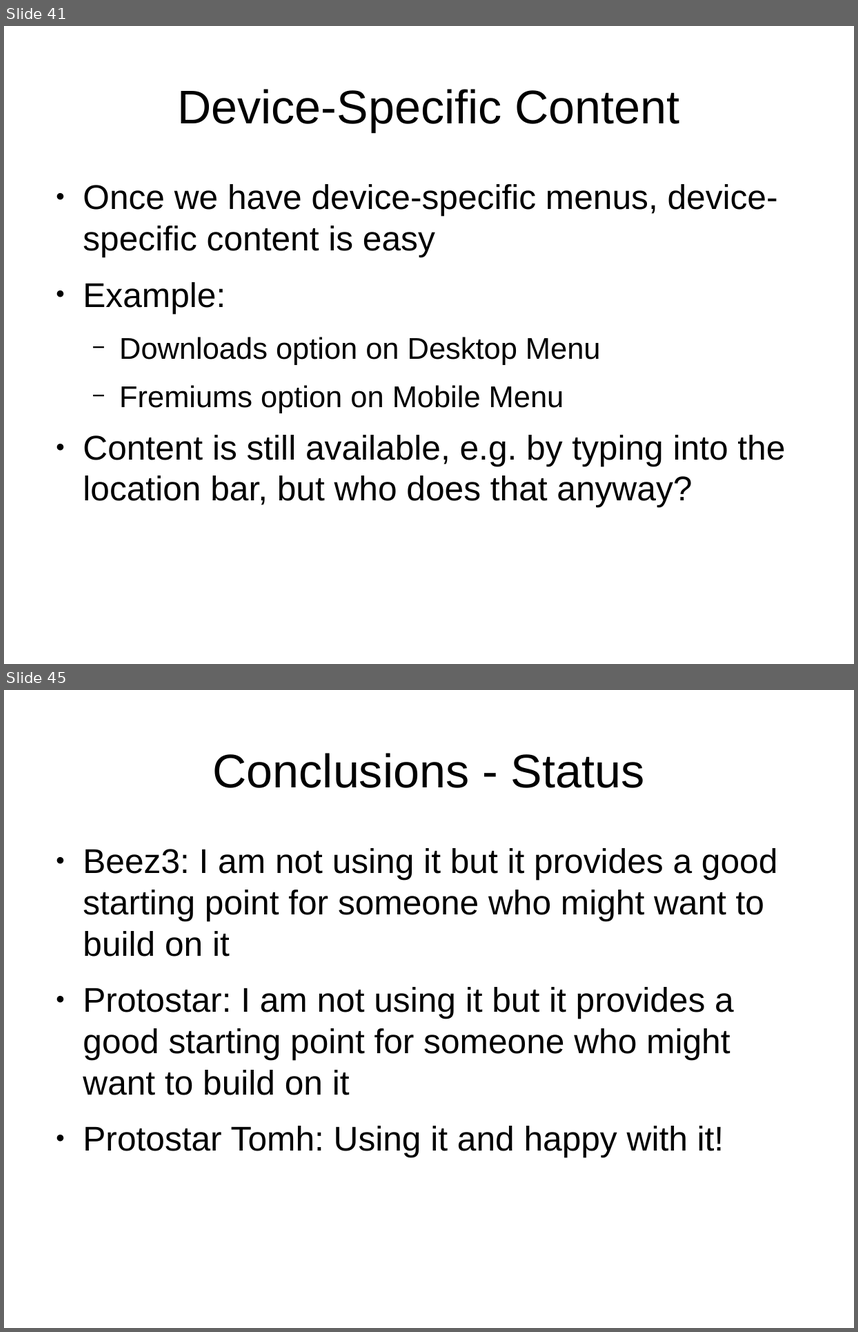
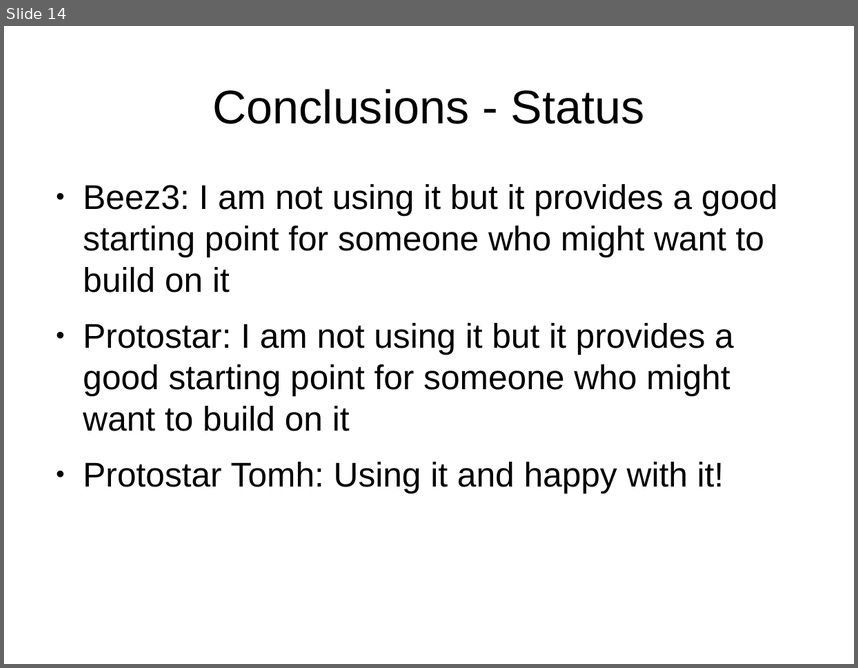
Before and after one commit to tomwhartung/jmws_accoutrements, a slide deck: presentations/2016_04-AWD_in_PHP_CMSes/AWD_in_PHP_CMSes-slides.odp. Shown one above the other, each under a label of ours: slides 41 and 45 before the commit, slide 14 after it; the slides between them are not shown. The pictures are 858x1332 and 858x668 pixels, drawn with LibreOffice and Linux fonts; fonts in the diff are those of the drawing. Boxes give left, top, right and bottom in pixels: in the first picture for what was removed or moved away, otherwise in the second. Text is boxed around its words. In the diff, an @@ line names an element or a change of style, - is before the commit and + after.

```diff
--- a/presentations/2016_04-AWD_in_PHP_CMSes/AWD_in_PHP_CMSes-slides.odp
+++ b/presentations/2016_04-AWD_in_PHP_CMSes/AWD_in_PHP_CMSes-slides.odp
@@ slide 41 removed at <box>4,26,854,664</box>, background #FFFFFF @@
@@ title removed at <box>177,89,680,132</box> @@
-Device-Specific Content
@@ text removed at <box>83,184,785,507</box> @@
-● Once we have device-specific menus, device-specific content is easy
-● Example:
-  − Downloads option on Desktop Menu
-  − Fremiums option on Mobile Menu
-● Content is still available, e.g. by typing into the location bar, but who does that anyway?
@@ what was slide 45 is now slide 14 @@
```
Also in this commit, not shown: 1 slide changed, 33 other slides removed.
